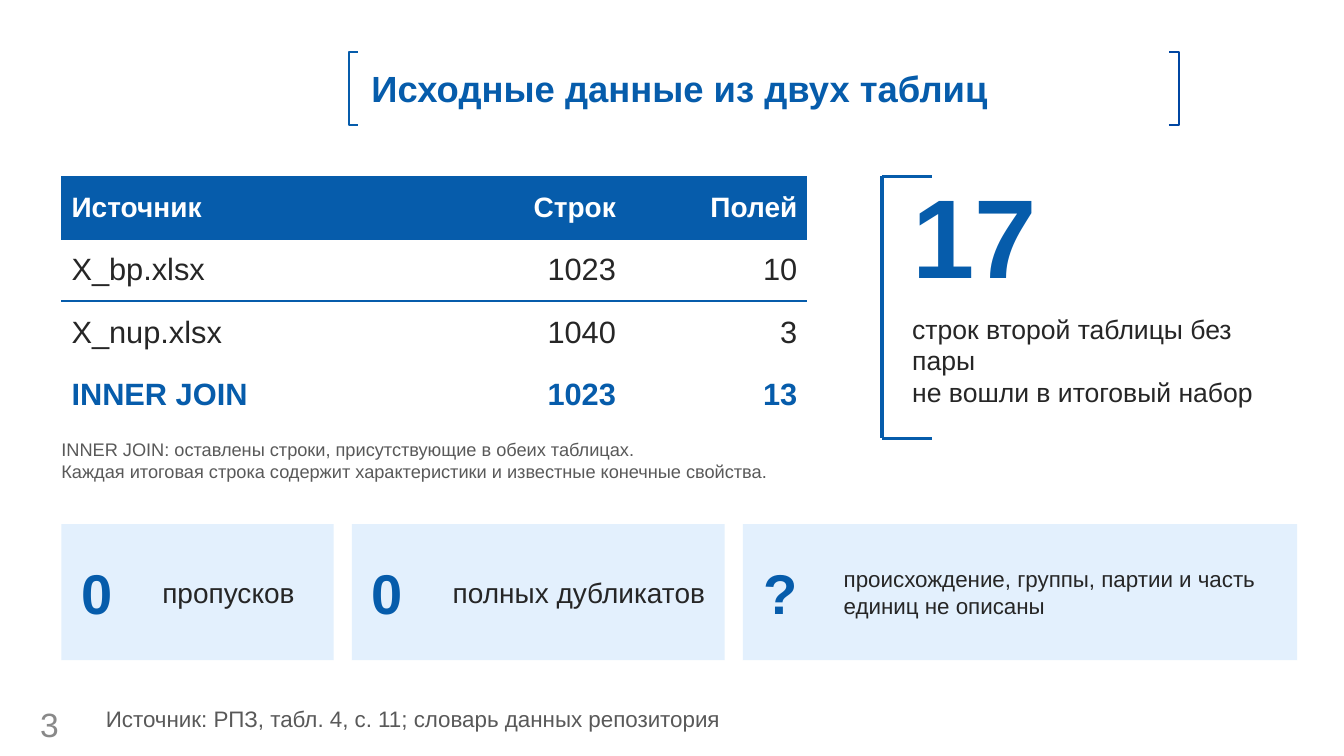
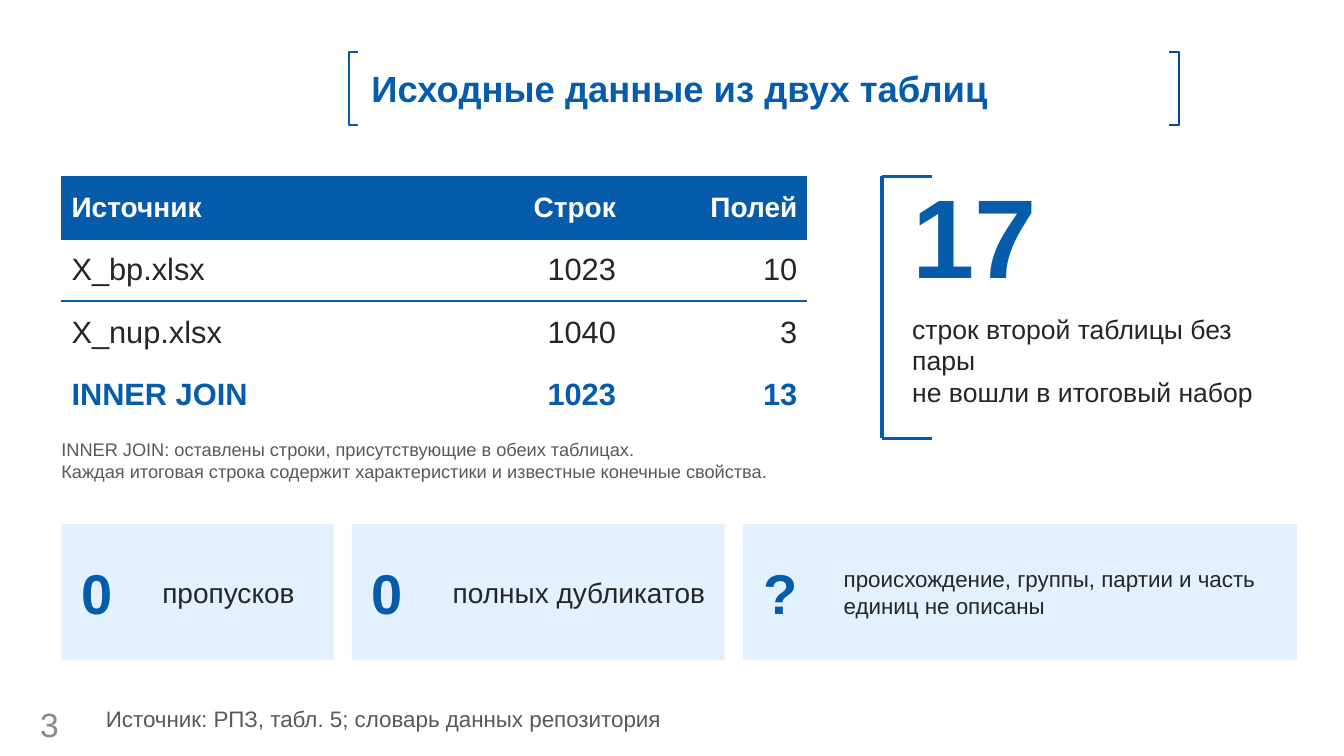
Before and after one commit to fpvcstep/composites-property-prediction, a slide deck: slide 3 of presentation/Презентация.pptx. Drawn at 1344x756 pixels with LibreOffice and Linux fonts; fonts in the diff are those of the drawing; background and template pictures are left out. Boxes give left, top, right and bottom in pixels: in the first picture for what was removed or moved away, otherwise in the second. Text is boxed around its words. In the diff, an @@ line names an element or a change of style, - is before the commit and + after.

```diff
--- a/presentation/Презентация.pptx
+++ b/presentation/Презентация.pptx
@@ text at <box>106,710,660,732</box>: text changed @@
-Источник: РПЗ, табл. 4, с. 11; словарь данных репозитория
+Источник: РПЗ, табл. 5; словарь данных репозитория
```
Also in this commit, not shown: 10 other slides changed, 5 other files.
